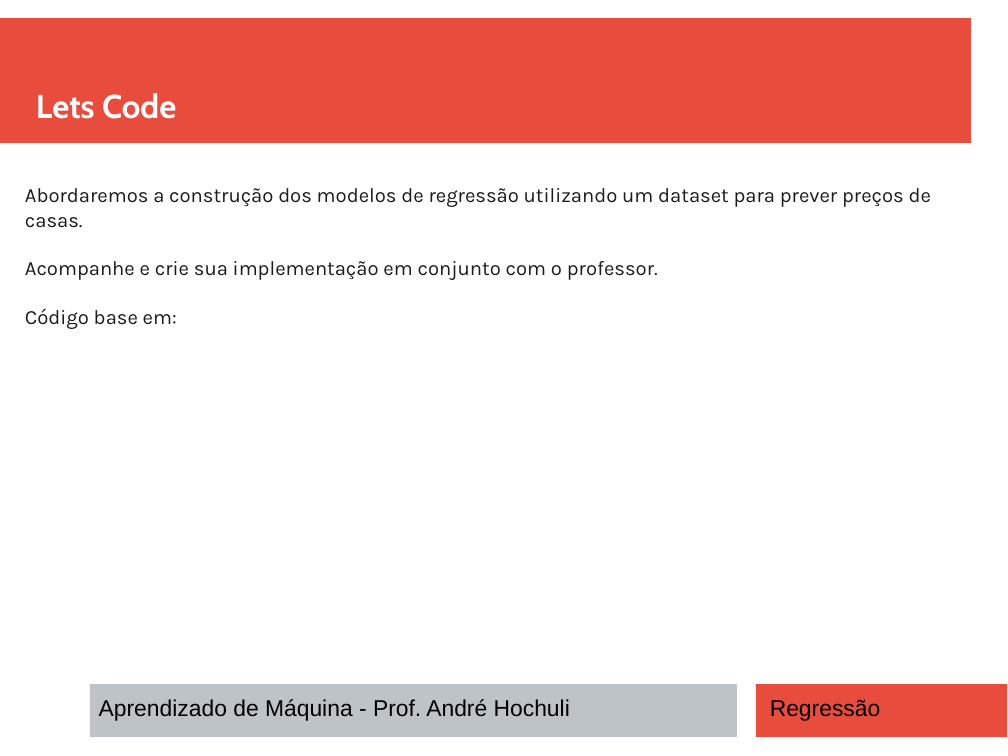
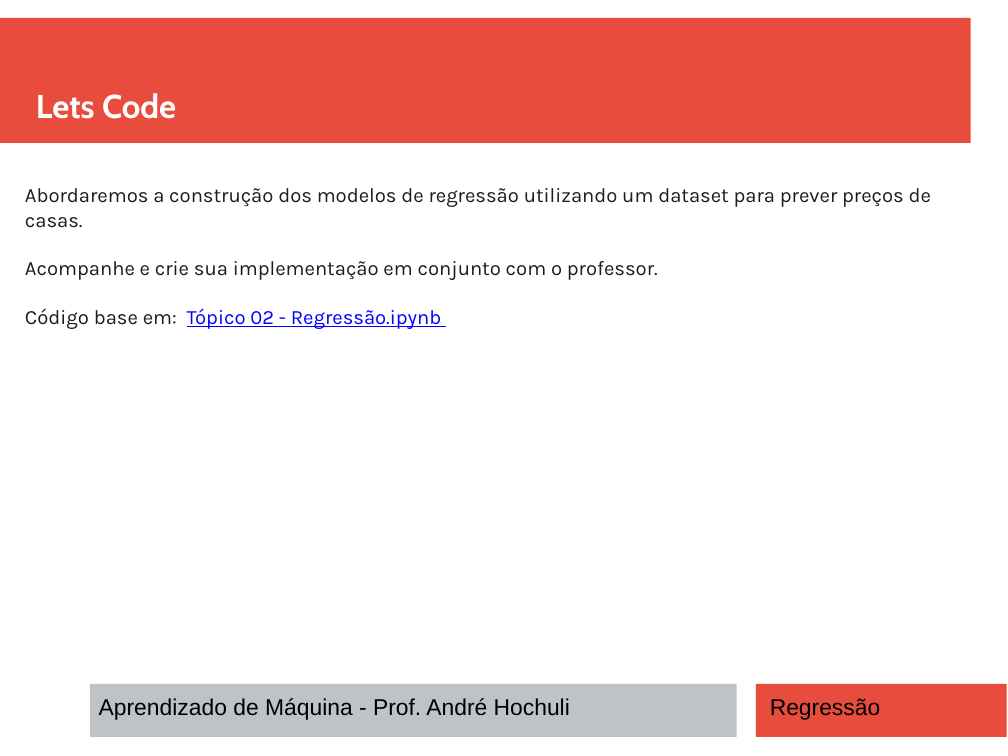
Before and after one commit to andrehochuli/teaching, a slide deck: slide 19 of AprendizadoMaquina/Tópico 02 - Aprendizado Supervisionado/Regressão/Tópico 02 - Aprendizado-Supervisionado - Regressao.pptx. Drawn at 1008x756 pixels with LibreOffice and Linux fonts; fonts in the diff are those of the drawing. Boxes give left, top, right and bottom in pixels: in the first picture for what was removed or moved away, otherwise in the second. Text is boxed around its words. In the diff, an @@ line names an element or a change of style, - is before the commit and + after.

Commit message:
Atualizando Aula Regressão

```diff
--- a/AprendizadoMaquina/Tópico 02 - Aprendizado Supervisionado/Regressão/Tópico 02 - Aprendizado-Supervisionado - Regressao.pptx
+++ b/AprendizadoMaquina/Tópico 02 - Aprendizado Supervisionado/Regressão/Tópico 02 - Aprendizado-Supervisionado - Regressao.pptx
@@ text at [25, 308, 442, 329]: text changed; text colour #1C1C1C to #0000FF @@
-Código base em:
+Código base em: Tópico 02 - Regressão.ipynb
```
Also in this commit, not shown: 1 other slide changed, 1 other file.
